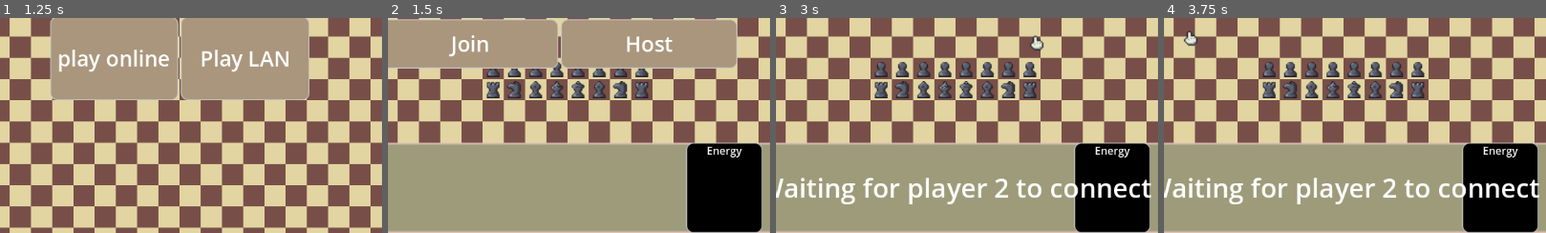
Above: before the commit, frames 1-4 (left to right).
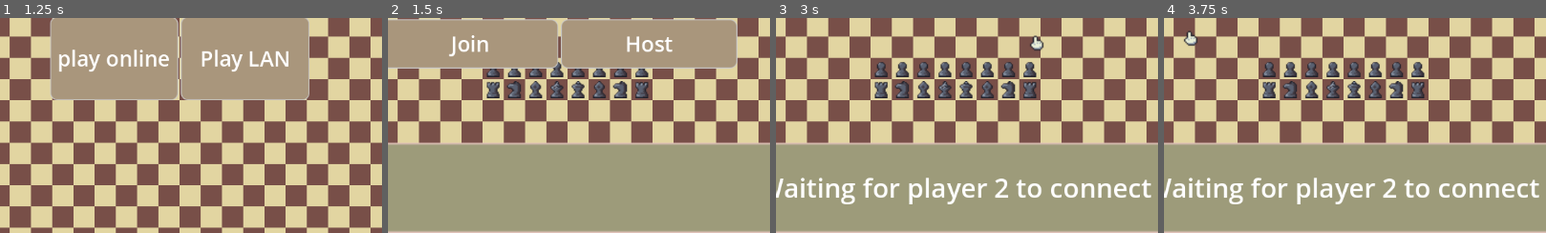
Above: after the commit, the same moments.

Repository: sentinelle28/Chess_P2P
Game: Godot game, scene res://scene/main/main_menu.tscn
The game is run twice, just before and just after one commit, with the same random seed, the same clock (stepped at 60 frames per second) and the same inputs.
Inputs (mouse positions are % of the whole screen's width and height, from its top left):
- Up to frame 1 (1.25 s): tap Enter at 0.5 s; move the mouse to (72, 45) at 0.52 s; click (72, 45) at 0.6 s
- Up to frame 2 (1.5 s): click "play online" at 1.25 s
- Up to frame 3 (3 s): click (49, 44) at 2.02 s; type "Alex" at 2.1 s; click "Host" at 2.75 s
- Up to frame 4 (3.75 s): tap Space at 3.5 s; move the mouse to (30, 55) at 3.52 s; click (30, 55) at 3.6 s
The pictures show only the part of the screen within x 26-76%, y 50-100%; the shares and areas given below are measured in that part.

Frame 1 is identical in both runs. In frame 2, 8.2% of the frame differs, in the area x 78-98%, y 58-100%; in frame 3, 7.8%; in frame 4, 7.8%.

Commit message:
Fix energy bar always showing up
It was a bit ugly

Diff:
--- a/scene/gameplay_scene/gameplay.gd
+++ b/scene/gameplay_scene/gameplay.gd
@@ -218,6 +218,7 @@
 		m_player.can_play = false
 		m_player.is_lock_on_piece = false
 		action_bar.hide()
+		card_manager.progress_bar.hide()
 		emit_signal("EndTurn")
 
 func _send_movement_action(to_add:String,action_to_send:MouvAction)->void:
--- a/scene/gameplay_scene/gameplay.tscn
+++ b/scene/gameplay_scene/gameplay.tscn
@@ -6,8 +6,8 @@
 [ext_resource type="Theme" uid="uid://c1nw8lnmxxeh4" path="res://asset/godot_assset/theme/ButtonTheme.tres" id="3_jt474"]
 [ext_resource type="Script" uid="uid://eu4sjlhoqwpp" path="res://component/related_to_piece/piece_manager/PieceManager.gd" id="4_h3lfs"]
 [ext_resource type="PackedScene" uid="uid://4m31j6a34hu4" path="res://instance/piece_instance/Piece_lib/king.tscn" id="5_2l5nx"]
-[ext_resource type="Script" uid="uid://2ar7rvy5cxeg" path="res://component/card_maneger/CardHolder.gd" id="5_dr73f"]
-[ext_resource type="Script" uid="uid://df1g4lj0cq1bv" path="res://component/card_maneger/CardManager.gd" id="5_slw4p"]
+[ext_resource type="Script" uid="uid://2ar7rvy5cxeg" path="res://component/card_related/card_manager/CardHolder.gd" id="5_dr73f"]
+[ext_resource type="Script" uid="uid://df1g4lj0cq1bv" path="res://component/card_related/card_manager/CardManager.gd" id="5_slw4p"]
 [ext_resource type="Texture2D" uid="uid://bscdnhk241vqs" path="res://asset/visual/pixel chess_v1.2/16x16 pieces/BlackPieces.png" id="6_bu0yp"]
 [ext_resource type="PackedScene" uid="uid://p0dm03gw6762" path="res://instance/piece_instance/Piece_lib/queen.tscn" id="7_2kjuw"]
 [ext_resource type="LabelSettings" uid="uid://c2r1t5dko1l2p" path="res://asset/godot_assset/font/DescriptionFont.tres" id="8_225mg"]
@@ -376,6 +376,7 @@
 text = "Use"
 
 [node name="ProgressBar" type="ProgressBar" parent="UI_related/UI/bottom_box/Card"]
+visible = false
 layout_mode = 2
 size_flags_horizontal = 3
 size_flags_vertical = 3
